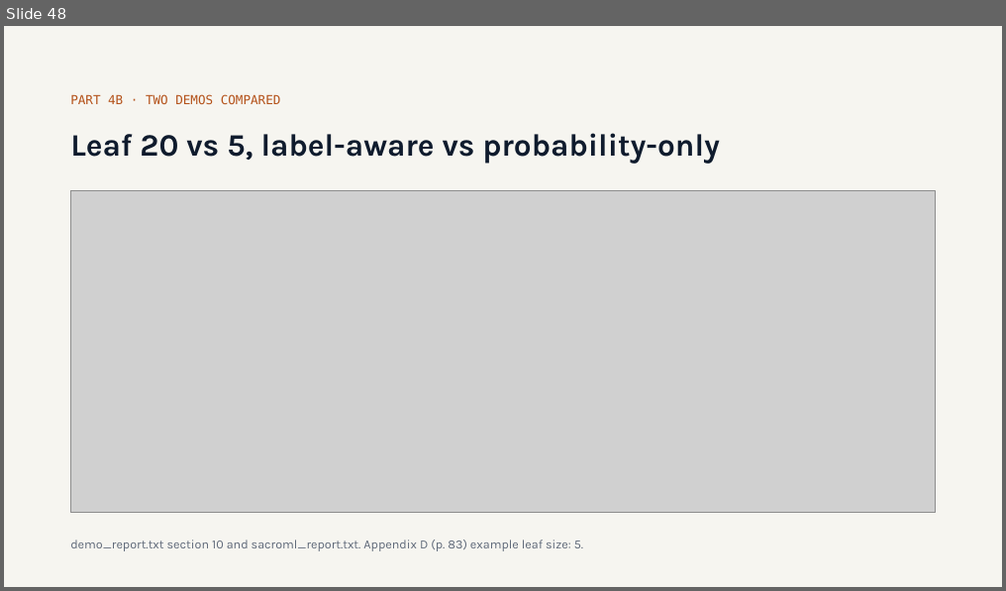
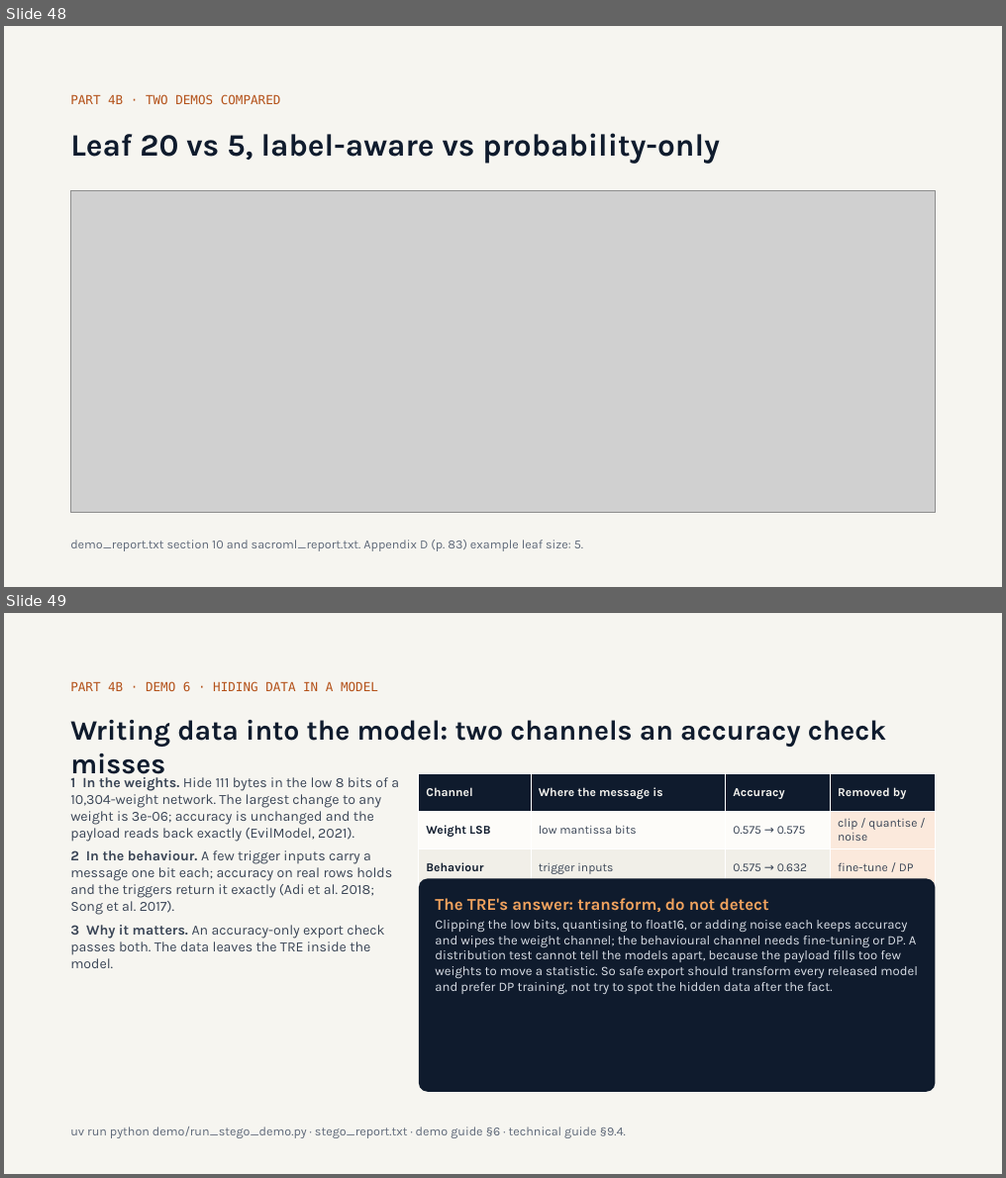
Before and after one commit to olonok69/graimatter_ML, a slide deck: docs/Adversarial_ML.pptx. Shown one above the other, each under a label of ours: slide 48 before the commit, slides 48 and 49 after it. The pictures are 1006x591 and 1006x1178 pixels, drawn with LibreOffice and Linux fonts; fonts in the diff are those of the drawing; grey boxes stand for pictures. Boxes give left, top, right and bottom in pixels: in the first picture for what was removed or moved away, otherwise in the second. Text is boxed around its words. In the diff, an @@ line names an element or a change of style, - is before the commit and + after.

```diff
--- a/docs/Adversarial_ML.pptx
+++ b/docs/Adversarial_ML.pptx
@@ slide 49 added at (x1=4, y1=613, x2=1002, y2=1174), background #F6F5F0 @@
@@ text added at (x1=70, y1=681, x2=378, y2=691), 12 pt, text #B4521A @@
+PART 4B · DEMO 6 · HIDING DATA IN A MODEL
@@ title added at (x1=70, y1=720, x2=886, y2=780), 27 pt, text #0F1B2D, bold @@
+Writing data into the model: two channels an accuracy check misses
@@ text added at (x1=70, y1=777, x2=399, y2=968), 13.5 pt, text #3A4556 @@
+1 In the weights. Hide 111 bytes in the low 8 bits of a 10,304-weight network. The largest change to any weight is 3e-06; accuracy is unchanged and the payload reads back exactly (EvilModel, 2021).
+2 In the behaviour. A few trigger inputs carry a message one bit each; accuracy on real rows holds and the triggers return it exactly (Adi et al. 2018; Song et al. 2017).
+3 Why it matters. An accuracy-only export check passes both. The data leaves the TRE inside the model.
@@ table added at (x1=419, y1=774, x2=936, y2=886), 3 rows, 4 columns @@
+Channel | Where the message is | Accuracy | Removed by
+Weight LSB | low mantissa bits | 0.575 → 0.575 | clip / quantise / noise
+Behaviour | trigger inputs | 0.575 → 0.632 | fine-tune / DP
@@ rounded rectangle added at (x1=419, y1=878, x2=936, y2=1092), fill #0F1B2D @@
@@ text added at (x1=435, y1=898, x2=769, y2=912), 16 pt, text #F2A35E, bold @@
+The TRE's answer: transform, do not detect
@@ text added at (x1=435, y1=920, x2=918, y2=994), 12.5 pt, text #D9DEE6 @@
+Clipping the low bits, quantising to float16, or adding noise each keeps accuracy and wipes the weight channel; the behavioural channel needs fine-tuning or DP. A distribution test cannot tell the models apart, because the payload fills too few weights to move a statistic. So safe export should transform every released model and prefer DP training, not try to spot the hidden data after the fact.
@@ text added at (x1=70, y1=1127, x2=626, y2=1139), 12 pt, text #5F6979 @@
+uv run python demo/run_stego_demo.py · stego_report.txt · demo guide §6 · technical guide §9.4.
```
Also in this commit, not shown: 2 slides changed, 8 other files.
